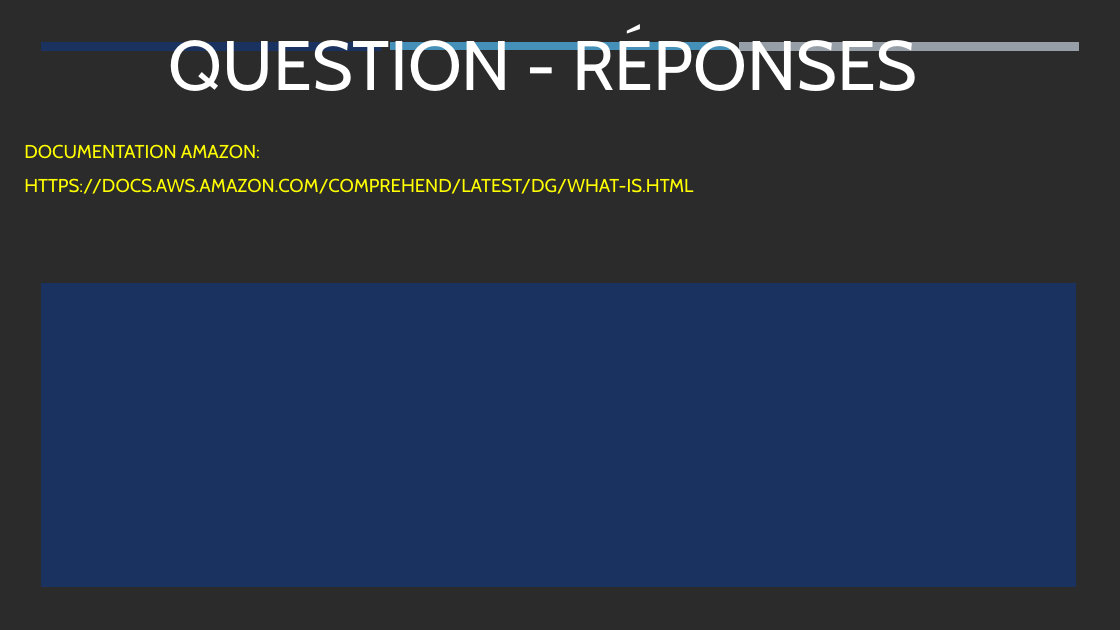
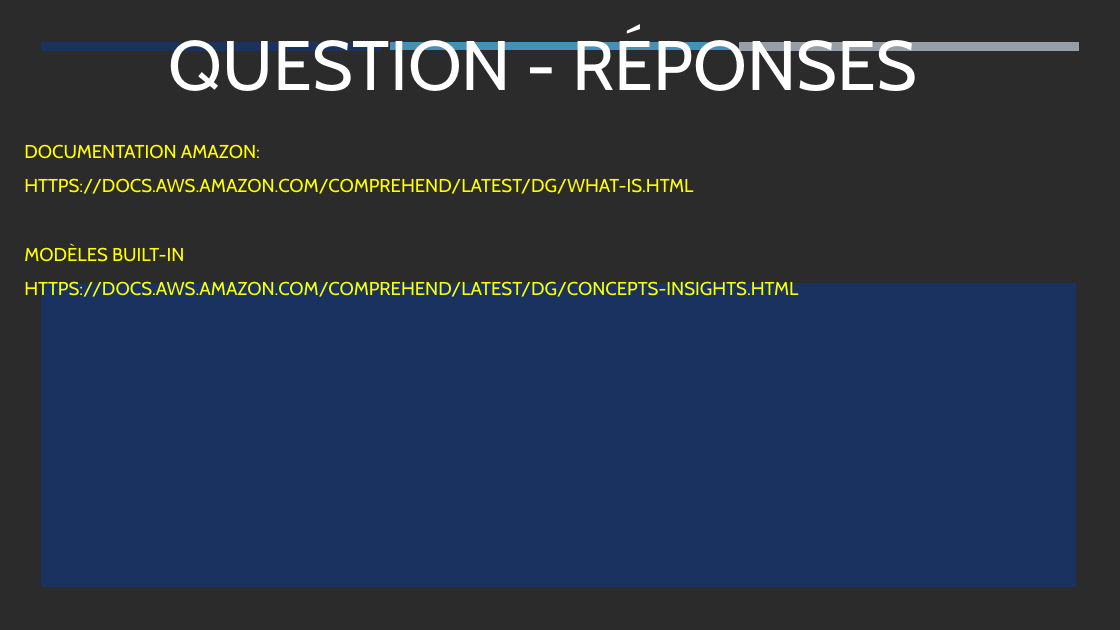
Before and after one commit to Jmuhleman/pw_CLD, a slide deck: slide 10 of workshop/AWS Comprehend.odp (slide 8 before the commit). Drawn at 1120x630 pixels with LibreOffice and Linux fonts; fonts in the diff are those of the drawing; background and template pictures are left out; a plain dark background stands for a picture behind light text. Boxes give left, top, right and bottom in pixels: in the first picture for what was removed or moved away, otherwise in the second. Text is boxed around its words. In the diff, an @@ line names an element or a change of style, - is before the commit and + after.

```diff
--- a/workshop/AWS Comprehend.odp
+++ b/workshop/AWS Comprehend.odp
@@ subtitle at box(24, 245, 798, 300): paragraphs added @@
+MODÈLES BUILT-IN
+HTTPS://DOCS.AWS.AMAZON.COM/COMPREHEND/LATEST/DG/CONCEPTS-INSIGHTS.HTML
```
Also in this commit, not shown: 2 other slides changed, 3 slides added, 1 slide removed.
